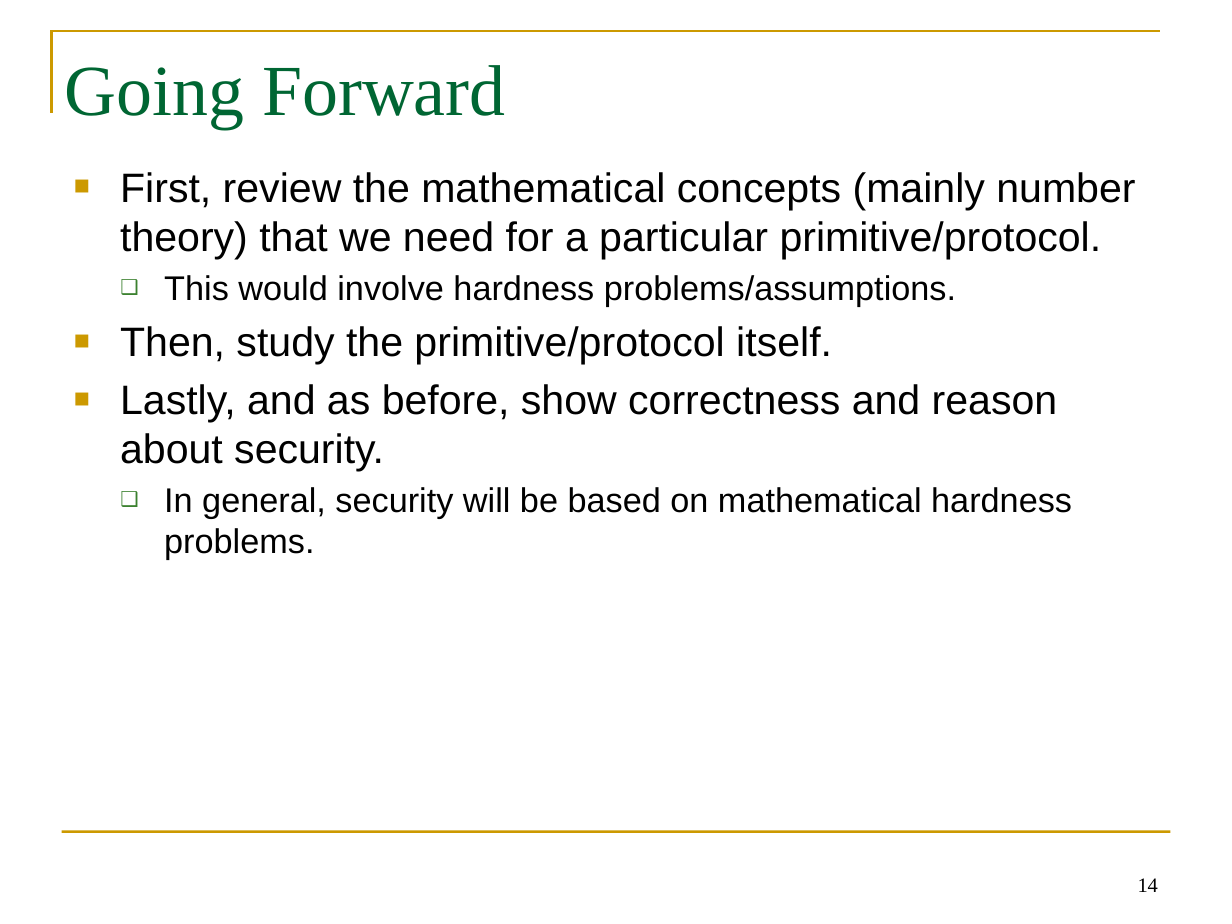
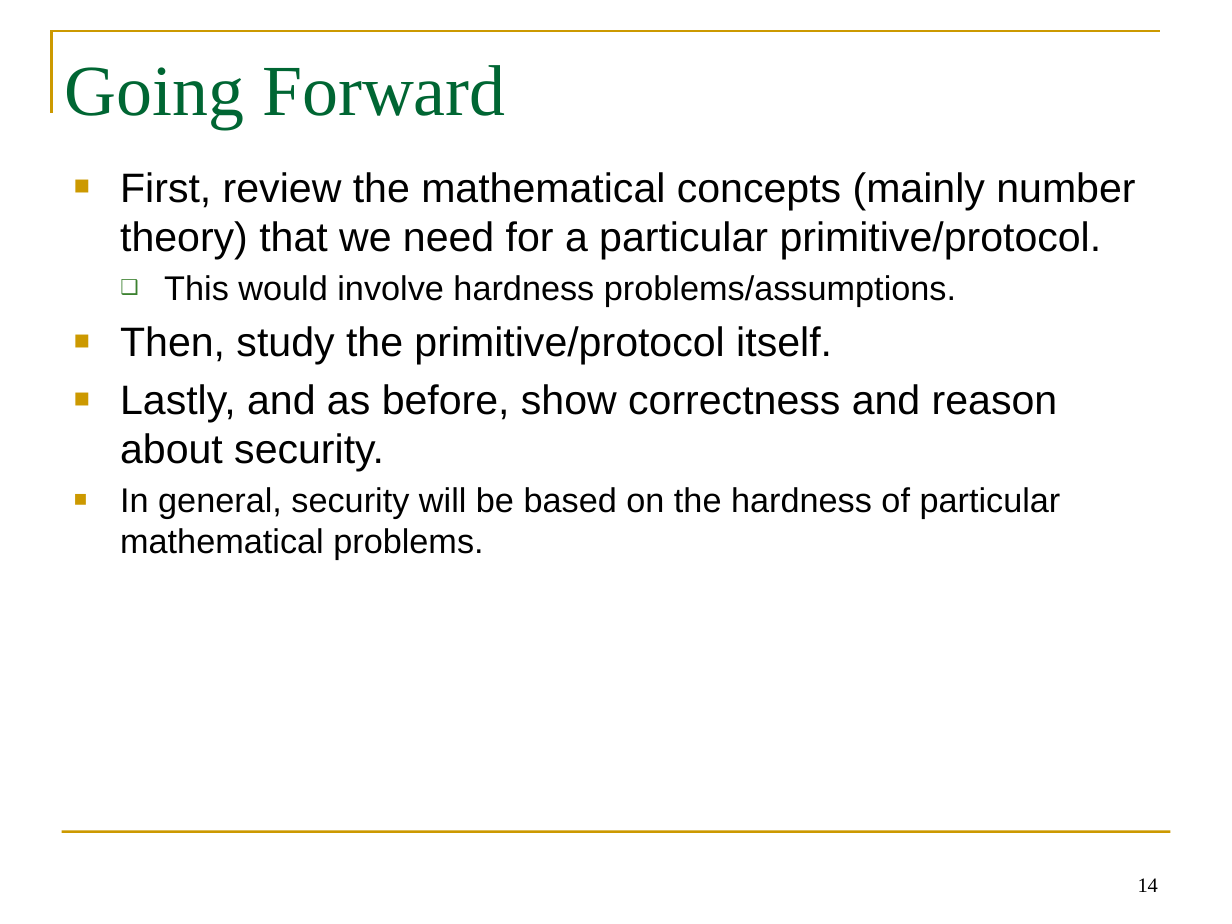
Before and after one commit to GhadaAlmashaqbeh/GhadaAlmashaqbeh.github.io, a slide deck: slide 14 of courses/cse3400-f2026/lecture10.pptx. Drawn at 1232x924 pixels with LibreOffice and Linux fonts; fonts in the diff are those of the drawing. Boxes give left, top, right and bottom in pixels: in the first picture for what was removed or moved away, otherwise in the second. Text is boxed around its words. In the diff, an @@ line names an element or a change of style, - is before the commit and + after.

```diff
--- a/courses/cse3400-f2026/lecture10.pptx
+++ b/courses/cse3400-f2026/lecture10.pptx
@@ text at [120,487,1061,560]: text changed @@
-  ❑ In general, security will be based on mathematical hardness problems.
+■ In general, security will be based on the hardness of particular mathematical problems.
```
Also in this commit, not shown: 2 other slides changed, 3 other files.
